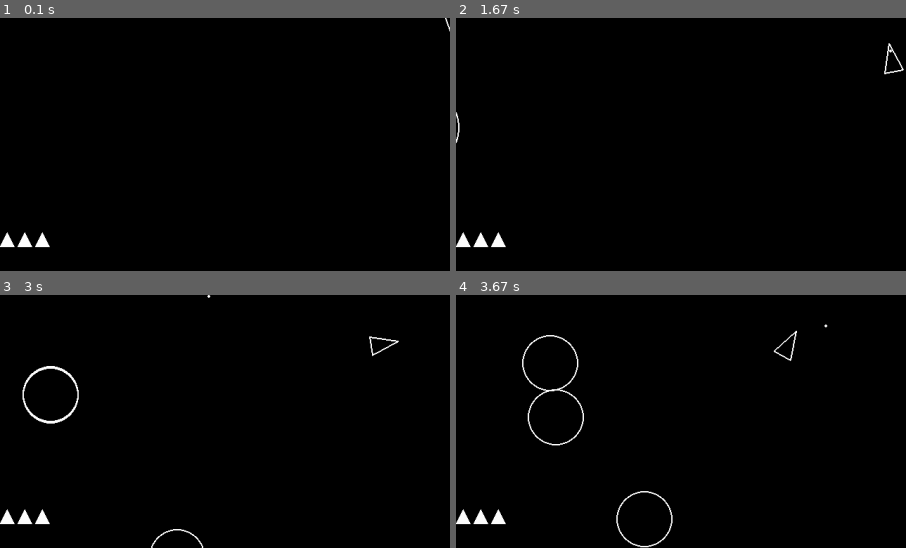
Above: before the commit, frames 1-4 (two rows, left to right).
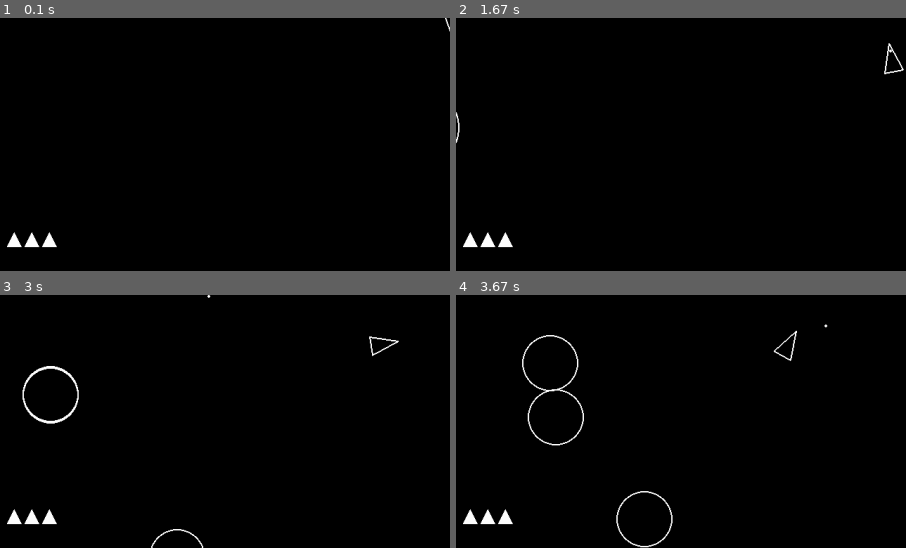
Above: after the commit, the same moments.

Repository: functionalfoxx/Asteroids_PyGame
Game: pygame game, started from main.py
The game is run twice, just before and just after one commit, with the same random seed, the same clock (stepped at 60 frames per second) and the same inputs.
Inputs:
- Up to frame 1 (0.1 s): no input
- Up to frame 2 (1.67 s): tap Space at 0.33, 0.73, 1.03, 1.3, 1.63 s; hold Left 0.67-1.2 s; hold Down 1.23-1.53 s; hold Left from 1.57 s (still down)
- Up to frame 3 (3 s): tap Space at 1.93, 2.07, 2.47, 2.77 s; release Left at 1.97 s; hold Up 2-2.37 s; hold Right from 2.4 s (still down)
- Up to frame 4 (3.67 s): release Right at 3.03 s; hold Down 3.07-3.43 s; tap Space at 3.13, 3.53 s; hold Left from 3.47 s (still down)
The pictures show only the part of the screen within x 0-50%, y 50-100%; the shares and areas given below are measured in that part.

The runs differ from the first frame. In frame 1, 0.5% of the frame differs, in the area x 0-13%, y 84-91%; in frame 2, 0.5%; in frame 3, 0.5%; in frame 4, 0.5%.

Commit message:
Added countdown timer, resets asteroids

Diff:
--- a/constants.py
+++ b/constants.py
@@ -11,3 +11,6 @@
 SHOT_RADUIS = 5
 PLAYER_SHOOT_SPEED = 500
 PLAYER_SHOOT_COOLDOWN_SECONDS = 0.3
+POINTS_FOR_EXTRA_LIFE = 1000
+RESPAWN_INVULN_SECONDS = 1.5
+RESPAWN_COUNTDOWN_SECONDS = 3
--- a/main.py
+++ b/main.py
@@ -1,5 +1,5 @@
 import pygame, sys
-from constants import SCREEN_WIDTH, SCREEN_HEIGHT
+from constants import SCREEN_WIDTH, SCREEN_HEIGHT, POINTS_FOR_EXTRA_LIFE, RESPAWN_INVULN_SECONDS, RESPAWN_COUNTDOWN_SECONDS
 from logger import log_state, log_event
 from player import Player
 from asteroid import Asteroid
@@ -10,14 +10,11 @@
 def main():
     pygame.init()
 
-    # ----- Game state -----
     score = 0
     lives = 3
-    POINTS_FOR_EXTRA_LIFE = 1000
     next_extra_life = POINTS_FOR_EXTRA_LIFE
-
-    RESPAWN_INVULN_SECONDS = 1.5
     respawn_timer = 0
+    countdown_timer = 0
 
     font = pygame.font.SysFont(None, 36)
 
@@ -25,7 +22,6 @@
     clock = pygame.time.Clock()
     dt = 0
 
-    # ----- Sprite groups -----
     updatable = pygame.sprite.Group()
     drawable = pygame.sprite.Group()
     asteroids = pygame.sprite.Group()
@@ -39,38 +35,44 @@
     asteroid_field = AsteroidField()
     player = Player(SCREEN_WIDTH / 2, SCREEN_HEIGHT / 2)
 
-    # ----- Main loop -----
     while True:
         log_state()
 
-        # --- timing ---
         dt = clock.tick(60) / 1000
 
         if respawn_timer > 0:
             respawn_timer -= dt
 
-        # --- update ---
-        updatable.update(dt)
+        if countdown_timer <= 0:
+            updatable.update(dt)
+        else:
+            countdown_timer -= dt
 
-        # --- collisions: player ---
+
         for asteroid in asteroids:
             if respawn_timer <= 0 and asteroid.collides_with(player):
                 log_event("player_hit")
                 lives -= 1
                 next_extra_life = score + POINTS_FOR_EXTRA_LIFE
 
+                # Reset all asteroids immediately
+                for a in list(asteroids):
+                    a.kill()
+
                 if lives <= 0:
                     print("Game over!")
                     sys.exit()
 
-                player.position = pygame.Vector2(
-                    SCREEN_WIDTH / 2, SCREEN_HEIGHT / 2
-                )
+                # Reset player
+                player.position = pygame.Vector2(SCREEN_WIDTH / 2, SCREEN_HEIGHT / 2)
                 player.velocity = pygame.Vector2(0, 0)
+
+                # Start respawn countdown
                 respawn_timer = RESPAWN_INVULN_SECONDS
-                break  # IMPORTANT: only lose one life
+                countdown_timer = RESPAWN_COUNTDOWN_SECONDS
+                break
 
-        # --- collisions: shots ---
+
         for asteroid in asteroids:
             for shot in shots:
                 if asteroid.collides_with(shot):
@@ -83,10 +85,26 @@
                         lives += 1
                         next_extra_life += POINTS_FOR_EXTRA_LIFE
 
-        # ----- draw -----
         screen.fill("black")
 
-        # UI (top-left)
+
+        if countdown_timer > 0:
+            countdown_number = int(countdown_timer) + 1
+
+            countdown_text = font.render(
+                str(countdown_number), True, (255, 255, 255)
+            )
+
+            text_rect = countdown_text.get_rect(
+                center=(
+                    int(player.position.x),
+                    int(player.position.y + player.radius + 40),
+                )
+            )
+
+            screen.blit(countdown_text, text_rect)
+
+
         points_left = max(next_extra_life - score, 0)
         score_y = 10
         line_spacing = 28
@@ -106,8 +124,10 @@
         )
 
         triangle_size = 10
-        start_x = 10
+        text_left_x = 10
         y = SCREEN_HEIGHT - 45
+
+        start_x = text_left_x + triangle_size
 
         for i in range(lives):
             x = start_x + i * 25
@@ -121,11 +141,9 @@
                 ],
             )
 
-        # Sprites
         for obj in drawable:
             obj.draw(screen)
 
-        # Events
         for event in pygame.event.get():
             if event.type == pygame.QUIT:
                 return
